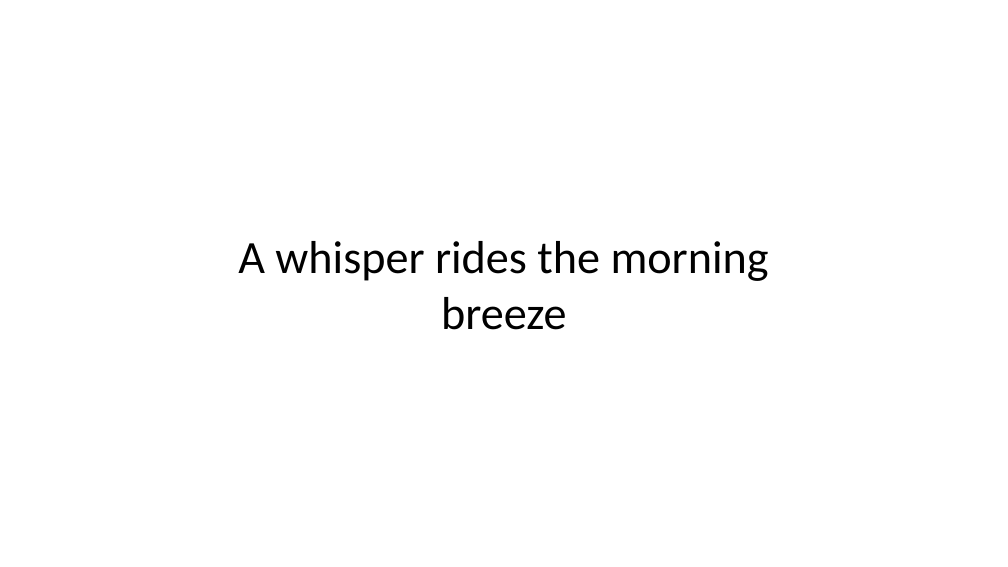
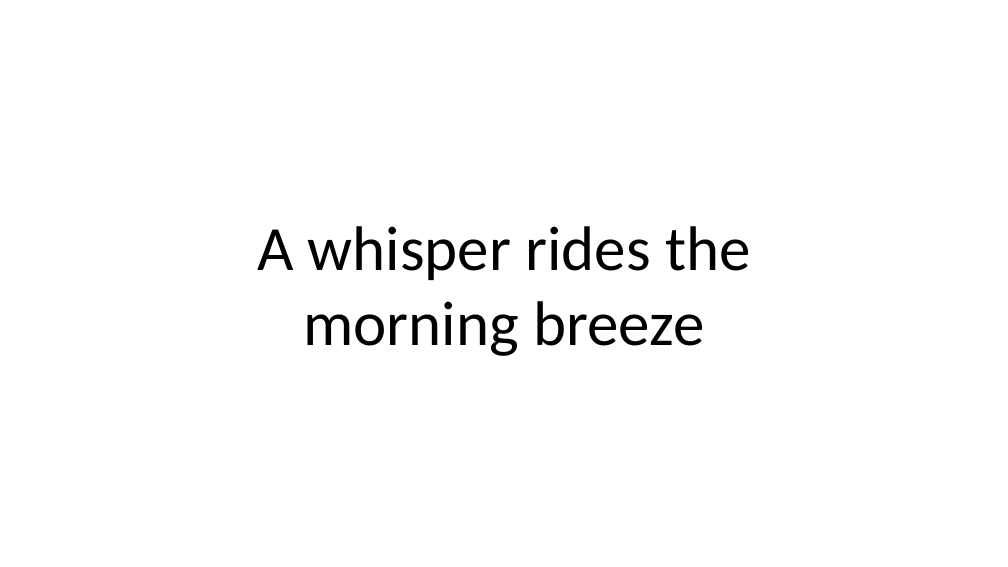
Before and after one commit to aadennis/VbaSandbox, a slide deck: slide 2 of PowerPointVba/poem.pptm (slide 1 before the commit). Drawn at 1008x567 pixels with LibreOffice and Linux fonts; fonts in the diff are those of the drawing. Boxes give left, top, right and bottom in pixels: in the first picture for what was removed or moved away, otherwise in the second. Text is boxed around its words. In the diff, an @@ line names an element or a change of style, - is before the commit and + after.

```diff
--- a/PowerPointVba/poem.pptm
+++ b/PowerPointVba/poem.pptm
@@ text "A whisper rides the morning ...": place and size @@
-text "A whisper rides the morning ..." at (238,241,769,330)
+text "A whisper rides the morning ..." at (257,226,750,356)
@@ text "A whisper rides the morning ..." at (257,226,750,356): size 44 to 60 pt @@
```
Also in this commit, not shown: 7 other slides changed, 9 slides added, 3 other files.
